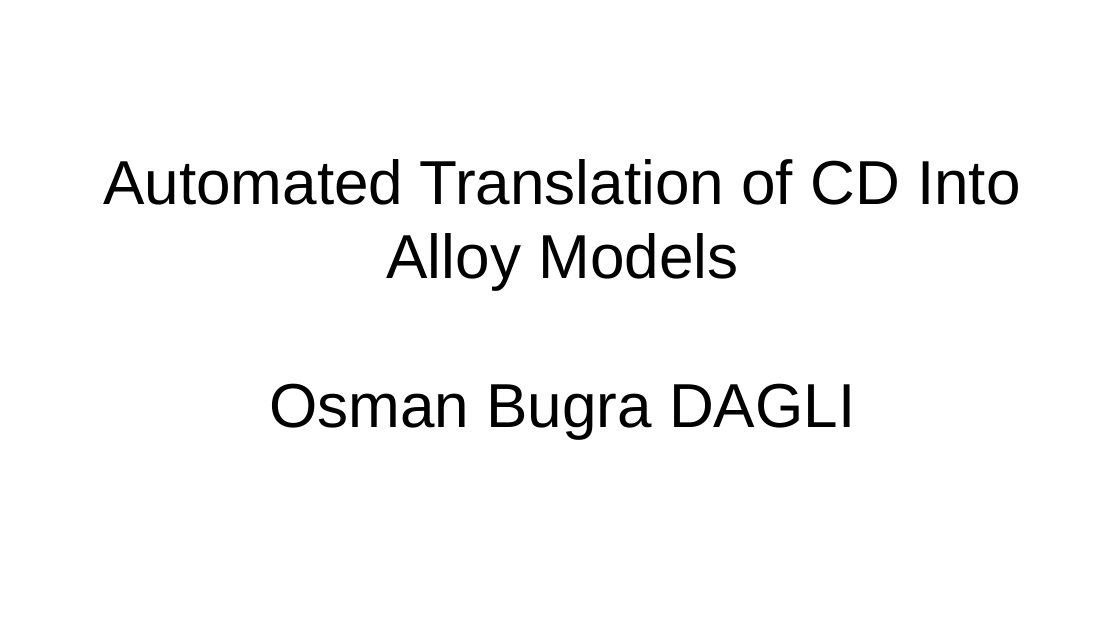
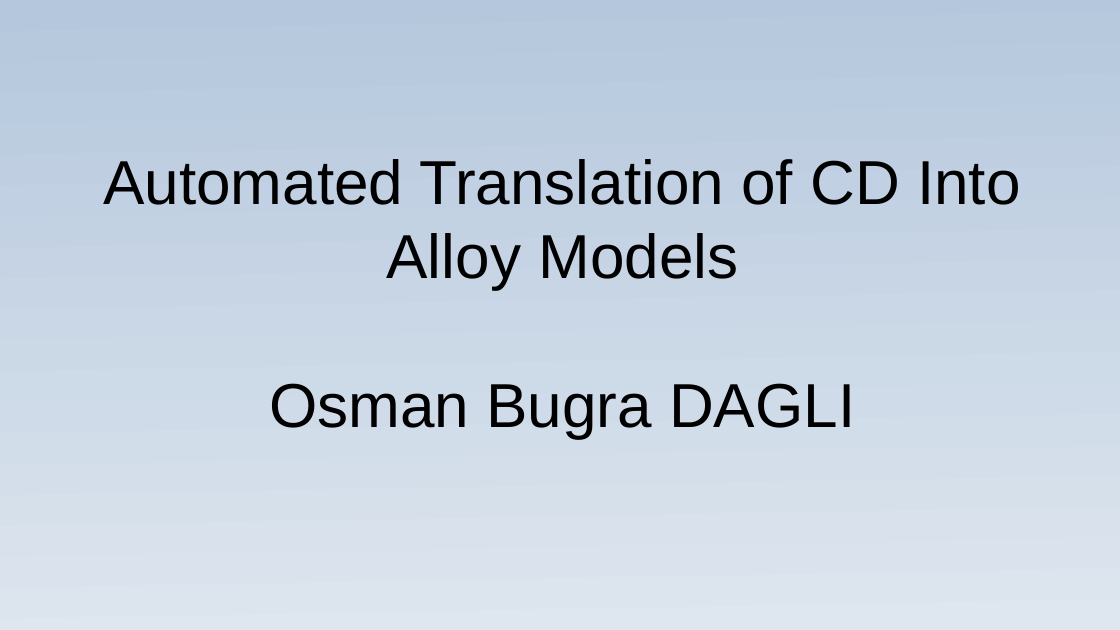
Before and after one commit to osmandagli/cd2alloy, a slide deck: slide 1 of slide/slide.odp. Drawn at 1120x630 pixels with LibreOffice and Linux fonts; fonts in the diff are those of the drawing. Boxes give left, top, right and bottom in pixels: in the first picture for what was removed or moved away, otherwise in the second. Text is boxed around its words. In the diff, an @@ line names an element or a change of style, - is before the commit and + after.

```diff
--- a/slide/slide.odp
+++ b/slide/slide.odp
@@ background #FFFFFF to gradient #B4C7DC to #DEE6EF @@
```
Also in this commit, not shown: 7 slides added, 5 slides removed, 12 other files.
